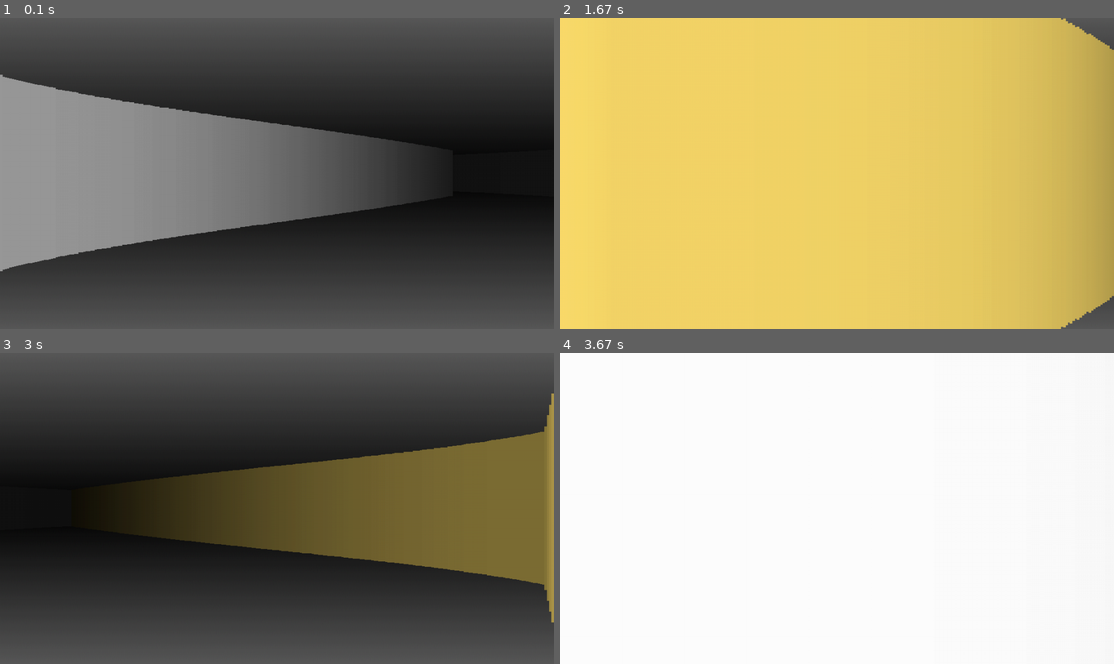
Above: before the commit, frames 1-4 (two rows, left to right).
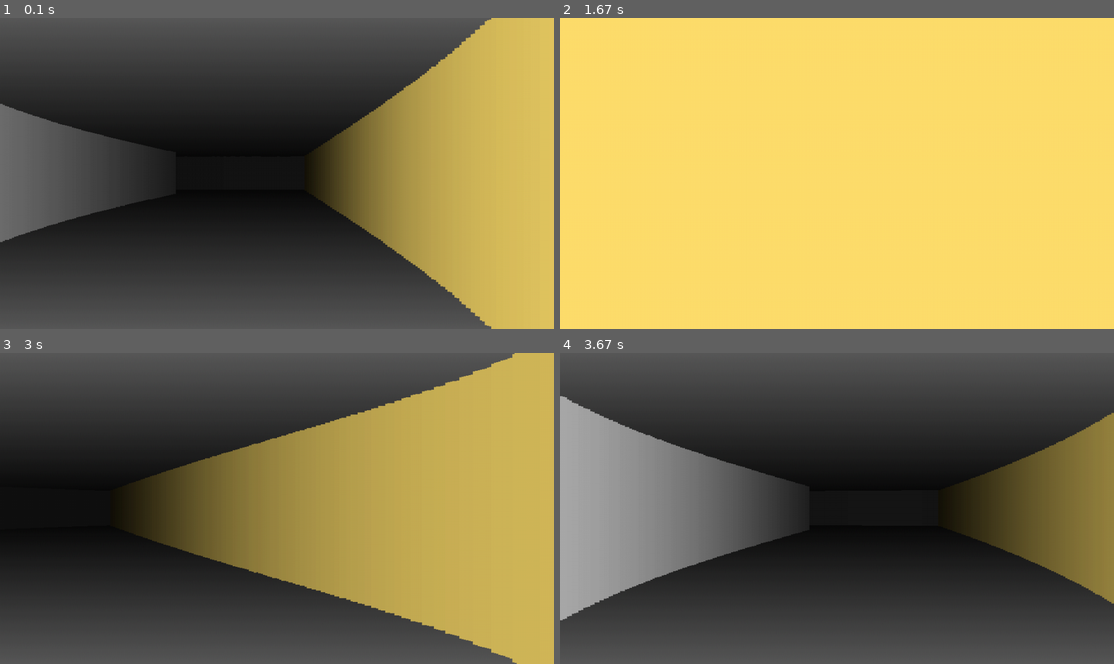
Above: after the commit, the same moments.

Repository: natyavidhan/pygame-raycaster-thingy
Game: pygame game, started from main.py
The game is run twice, just before and just after one commit, with the same random seed, the same clock (stepped at 60 frames per second) and the same inputs.
Inputs:
- Up to frame 1 (0.1 s): no input
- Up to frame 2 (1.67 s): hold D 0.33-0.8 s; hold W 0.83-1.3 s; hold D from 1.33 s (still down)
- Up to frame 3 (3 s): release D at 1.8 s; hold A 1.83-2.37 s; hold S 2.4-2.87 s; hold A from 2.9 s (still down)
- Up to frame 4 (3.67 s): release A at 3.37 s; hold W from 3.4 s (still down)

The runs differ from the first frame. In frame 1, 54% of the frame differs, in the area x 0-100%, y 0-100%; in frame 2, 24%; in frame 3, 44%; in frame 4, 100%.

Commit message:
entities code initialized

Diff:
--- a/demos/backrooms/main.py
+++ b/demos/backrooms/main.py
@@ -1,11 +1,19 @@
 import raycaster
 
+def person_handler(person):
+    pass
+
 player = raycaster.Player(0, 0)
+person = raycaster.Entity(10, 10, "assets/person.png", person_handler)
+
 raycaster = raycaster.Raycaster(
     (1200, 700),
-    "demos/backrooms/map.png",
+    "assets/map.png",
     player,
-    background="demos/backrooms/background.png",
+    background="assets/background.png",
+    entities=[person],
 )
+
+
 raycaster.loadMap()
 raycaster.run()
--- a/raycaster/raycaster.py
+++ b/raycaster/raycaster.py
@@ -1,4 +1,4 @@
-import pygame, math
+import pygame, math, time
 from PIL import Image
 
 pygame.init()
@@ -9,13 +9,27 @@
     def __init__(self, x, y):
         self.x = x
         self.y = y
-        self.angle = 315 * math.pi / 180
-        self.speed = 3
-
+        self.angle = 0 * math.pi / 180
+        self.speed = 150
+
+class Entity:
+    def __init__(self, x, y, asset, handler):
+        self.x = x
+        self.y = y
+        self.asset = asset
+        self.img = pygame.image.load(asset)
+        self.PIL_img = Image.open(asset)
+        self.handler = handler
+
+    def run(self, screen):
+        self.handler(self)
+        # img_w, img_h = self.img.get_size()
+        # x = self.x - img_w / 2
+        # screen.blit(self.img, (x, self.y))
 
 class Raycaster:
     def __init__(
-        self, size, mapFile, player, fov=90, background="./raycaster/background.png"
+        self, size, mapFile, player, entities=None, fov=90, background="./raycaster/background.png"
     ):
         self.width, self.height = size
         self.screen = pygame.display.set_mode(size)
@@ -26,12 +40,20 @@
         self.player = player
         self.font = pygame.font.SysFont("comicsans", 20)
 
+        if not entities:
+            self.entities = []
+        else:
+            self.entities = entities
+
         self.fov = fov * math.pi / 180
         self.max_depth = 640
         self.casted_rays = 240
         self.STEPS = 1
         self.DEBUG = False
-
+        self.TOPDOWN = False
+        self.DV = (self.width/2) / math.tan(self.fov/2)
+
+        self.mapfile = mapFile
         self.img = Image.open(mapFile)
         self.img = self.img.convert("RGB")
         self.img_height, self.img_width = self.img.size
@@ -75,6 +97,9 @@
                 ):
                     break
             depth += 0.0001
+            if self.TOPDOWN:
+                pygame.draw.line(self.screen, (255, 255, 255), (self.player.x, self.player.y),(x, y))
+
 
             start_angle += self.fov / self.casted_rays
             cdep = depth * self.STEPS
@@ -86,31 +111,46 @@
 
             depth = cdep * math.cos(self.player.angle - start_angle)
             wall_height = 21000 / (depth)
-            rays.append([wall_height, color_dep, ray, depth])
+            rays.append({"data": [wall_height, color_dep, ray, depth], "type": "wall"})
         # sort rays from shortest to longest
-        rays.sort(key=lambda x: x[0])
+        rays.sort(key=lambda x: x["data"][0])
         return rays
+
+    def load_entities(self):
+        for entity in self.entities:
+            entity.run(self.screen)
+            if self.TOPDOWN:
+                pygame.draw.circle(self.screen, (255, 255, 255), (entity.x, entity.y), 5)
+                pygame.draw.line(self.screen, (255, 255, 0), (entity.x, entity.y), (self.player.x, self.player.y))
+
+    def top_down_view(self):
+        mapfile = pygame.image.load(self.mapfile)
+        self.screen.blit(mapfile, (0, 0))
+        pygame.draw.circle(self.screen, (255, 255, 255), (self.player.x, self.player.y), 5)
+
 
     def load_walls(self, rays):
         SCALE = (self.width) / self.casted_rays
-        for ray in range(self.casted_rays):
-            wall_height, color_dep, num, depth = rays[ray]
-            pygame.draw.rect(
-                self.screen,
-                tuple(color_dep),
-                (
-                    num * SCALE,
-                    (self.height / 2) - wall_height / 2,
-                    SCALE + 1,
-                    wall_height,
-                ),
-            )
+        if not self.TOPDOWN:
+            for ray in range(self.casted_rays):
+                if rays[ray]["type"] == "wall":
+                    wall_height, color_dep, num, depth = rays[ray]["data"]
+                pygame.draw.rect(
+                    self.screen,
+                    tuple(color_dep),
+                    (
+                        num * SCALE,
+                        (self.height / 2) - wall_height / 2,
+                        SCALE + 1,
+                        wall_height,
+                    ),
+                )
 
     def debug_screen(self, rays):
-        player_val = f"Player: x: {self.player.x}, y: {self.player.y}, angle: {self.player.angle}"
+        player_val = f"Player: x: {self.player.x}, y: {self.player.y}, angle: {self.player.angle*180/math.pi%360}"
         fov_val = f"FOV: {self.fov * 180 / math.pi}"
-        furthest_wall = f"Furthest wall: {rays[0][3]}"
-        nearest_wall = f"Nearest wall: {rays[-1][3]}"
+        furthest_wall = f"Furthest wall: {rays[0]['data'][3]}"
+        nearest_wall = f"Nearest wall: {rays[-1]['data'][3]}"
         rays_val = f"Rays: {self.casted_rays}"
         fps = f"FPS: {self.clock.get_fps()}"
         self.screen.blit(self.font.render(player_val, True, (255, 255, 255)), (10, 10))
@@ -125,6 +165,7 @@
         self.screen.blit(self.font.render(fps, True, (255, 255, 255)), (10, 110))
 
     def run(self):
+        prev_time = time.time()
         while self.running:
             pxData = self.pxData
 
@@ -135,13 +176,15 @@
             self.screen.fill((0, 0, 0))
             self.screen.blit(self.background, (0, 0))
 
-            delta_time = self.clock.tick(120) / 10 + 1
+            now = time.time()
+            delta_time = now - prev_time
+            prev_time = now
 
             keys = pygame.key.get_pressed()
             if keys[pygame.K_a]:
-                self.player.angle -= 0.05 * delta_time
+                self.player.angle -= 2 * delta_time
             if keys[pygame.K_d]:
-                self.player.angle += 0.05 * delta_time
+                self.player.angle += 2 * delta_time
             if keys[pygame.K_w]:
                 nextX = (
                     self.player.x
@@ -173,9 +216,14 @@
                 ] == (0, 0, 0):
                     self.player.x = nextX
                     self.player.y = nextY
-
+            if keys[pygame.K_ESCAPE]:
+                self.TOPDOWN = not self.TOPDOWN
+
+            if self.TOPDOWN:
+                self.top_down_view()
             rays = self.cast_rays()
             self.load_walls(rays)
+            self.load_entities()
             if keys[pygame.K_x]:
                 self.DEBUG = not self.DEBUG
 
Renamed: demos/backrooms/background.png -> demos/backrooms/assets/background.png
Renamed: demos/backrooms/map.png -> demos/backrooms/assets/map.png
Binary file added: demos/backrooms/assets/person.png
